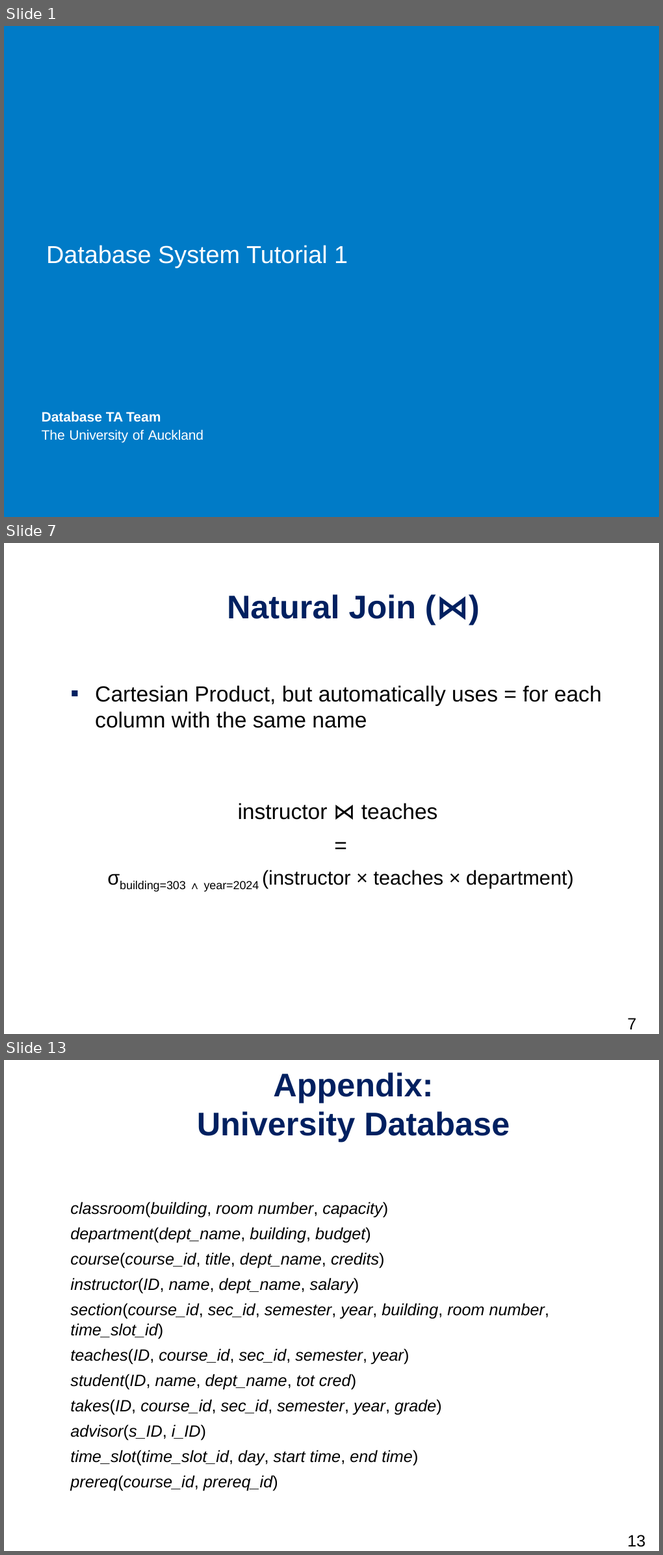
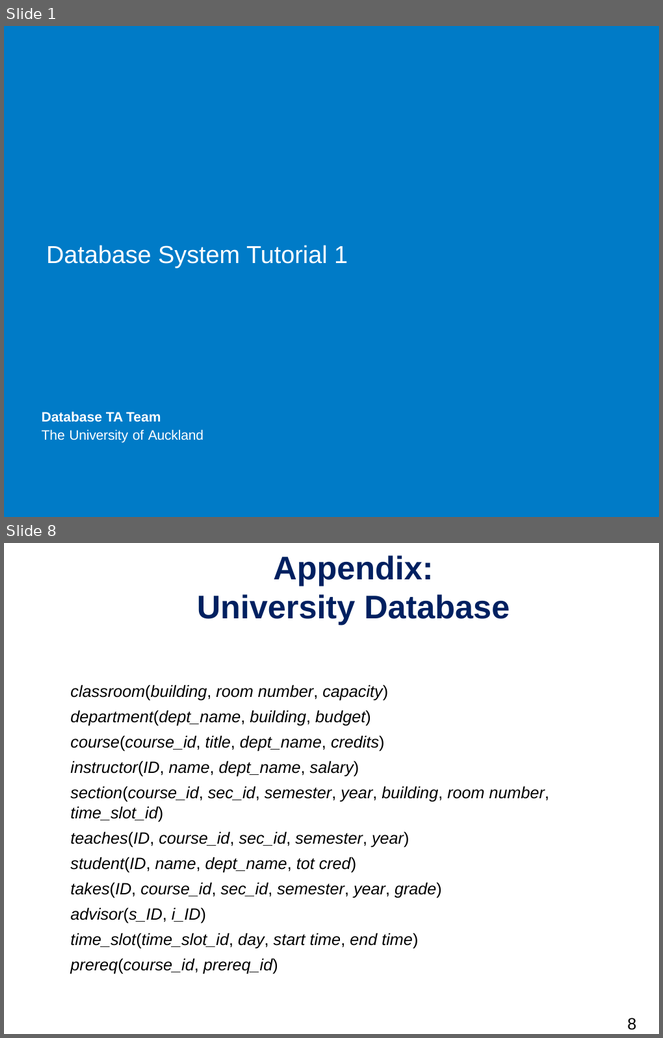
Before and after one commit to daichou03/DBS-slide-tut-25, a slide deck: week_1/week_1.pptx. Shown one above the other, each under a label of ours: slides 1, 7 and 13 before the commit, slides 1 and 8 after it; the slides between them are not shown. The pictures are 663x1555 and 663x1038 pixels, drawn with LibreOffice and Linux fonts; fonts in the diff are those of the drawing; background and template pictures are left out. Boxes give left, top, right and bottom in pixels: in the first picture for what was removed or moved away, otherwise in the second. Text is boxed around its words. In the diff, an @@ line names an element or a change of style, - is before the commit and + after.

```diff
--- a/week_1/week_1.pptx
+++ b/week_1/week_1.pptx
@@ slide 7 removed at [4,543,659,1034], background #FFFFFF @@
@@ title removed at [227,594,416,619] @@
-Natural Join (⋈)
@@ text removed at [95,685,602,892] @@
-▪ Cartesian Product, but automatically uses = for each column with the same name
-instructor ⋈ teaches
-=
-σbuilding=303 ∧ year=2024 (instructor × teaches × department)
@@ page number removed at [627,1018,636,1030] @@
-7
@@ what was slide 13 is now slide 8 @@
@@ page number at [627,1018,636,1031]: text changed @@
-13
+8
```
Also in this commit, not shown: 6 slides changed, 4 other slides removed.
